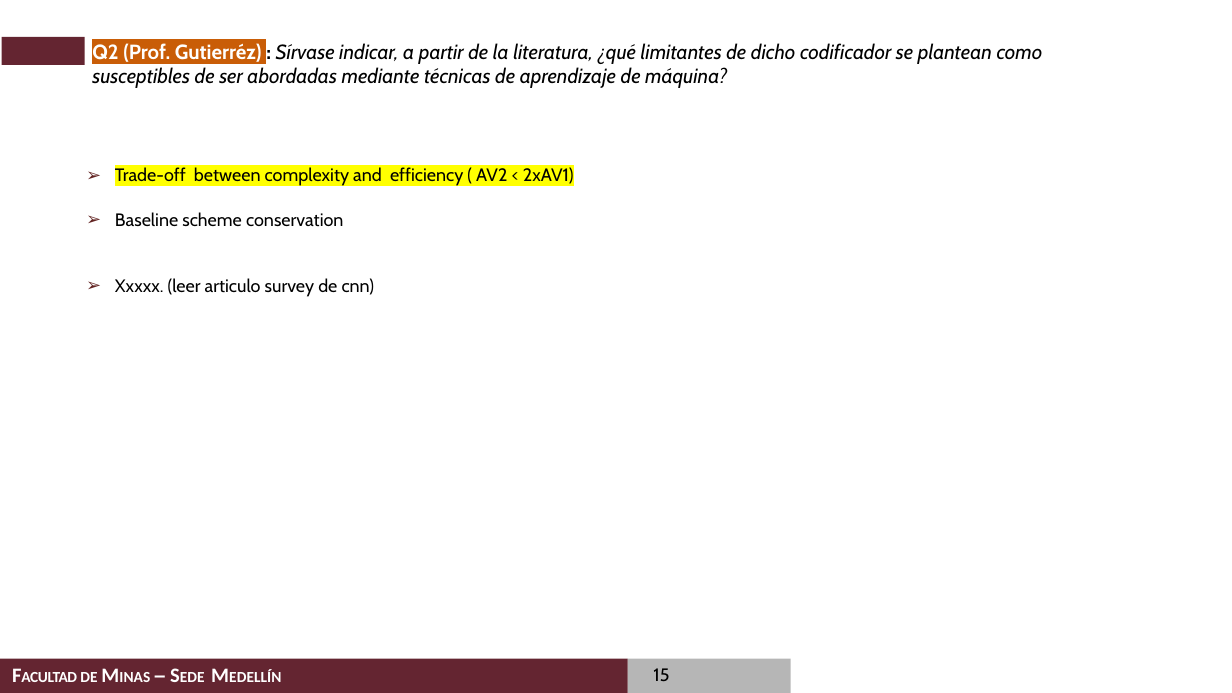
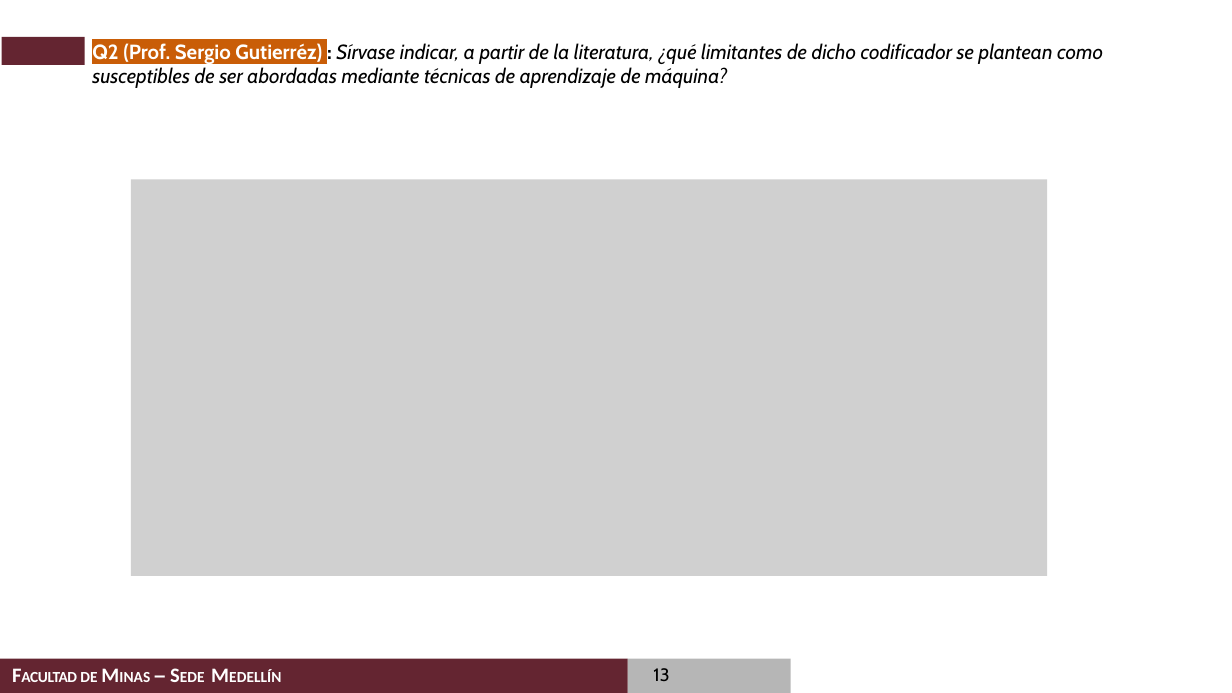
Before and after one commit to casalazarh/Examen-de-Calificacion-2020, a slide deck: slide 13 of presentation/Examen de Calificacion de Doctorado_Carlos_Alberto_Salazar.pptx (slide 15 before the commit). Drawn at 1232x693 pixels with LibreOffice and Linux fonts; fonts in the diff are those of the drawing; grey boxes stand for pictures; background and template pictures are left out. Boxes give left, top, right and bottom in pixels: in the first picture for what was removed or moved away, otherwise in the second. Text is boxed around its words. In the diff, an @@ line names an element or a change of style, - is before the commit and + after.

```diff
--- a/presentation/Examen de Calificacion de Doctorado_Carlos_Alberto_Salazar.pptx
+++ b/presentation/Examen de Calificacion de Doctorado_Carlos_Alberto_Salazar.pptx
@@ title at (92, 43, 1103, 88): text changed @@
-Q2 (Prof. Gutierréz) : Sírvase indicar, a partir de la literatura, ¿qué limitantes de dicho codificador se plantean como
-susceptibles de ser abordadas mediante técnicas de aprendizaje de máquina?
+Q2 (Prof. Sergio Gutierréz) : Sírvase indicar, a partir de la literatura, ¿qué limitantes de dicho codificador se plantean como
+susceptibles de ser abordadas mediante técnicas de aprendizaje de máquina?
@@ text removed at (115, 167, 574, 297) @@
-  ➢ Trade-off between complexity and efficiency ( AV2 < 2xAV1)
-  ➢ Baseline scheme conservation
-  ➢ Xxxxx. (leer articulo survey de cnn)
@@ picture added at (131, 179, 1048, 576) @@
@@ page number at (653, 668, 669, 681): text changed @@
-15
+13
```
Also in this commit, not shown: 14 other slides changed.
